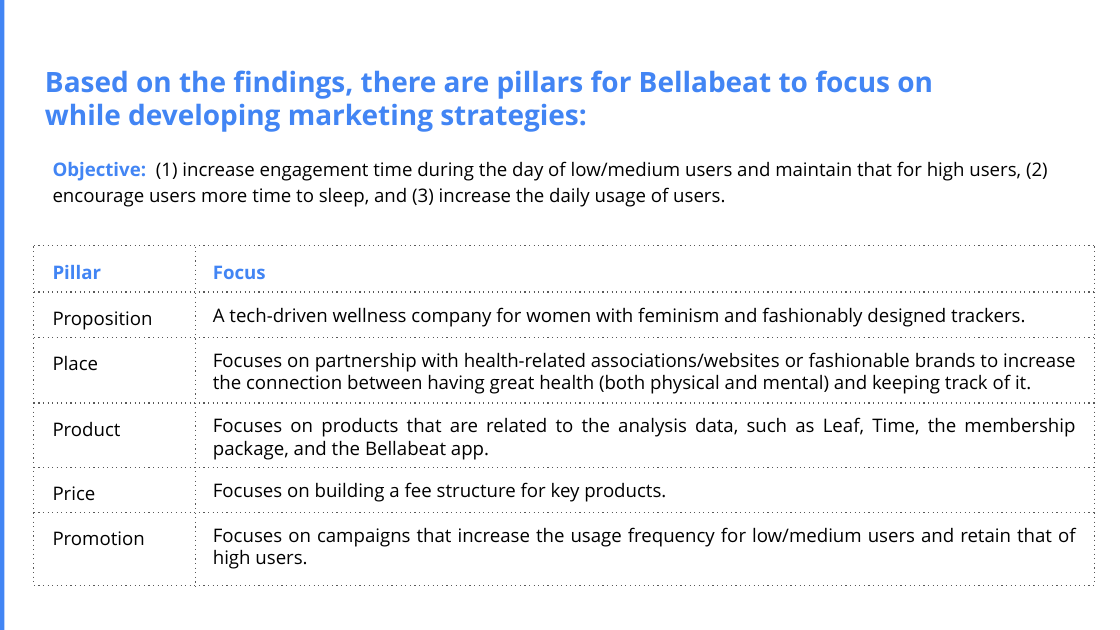
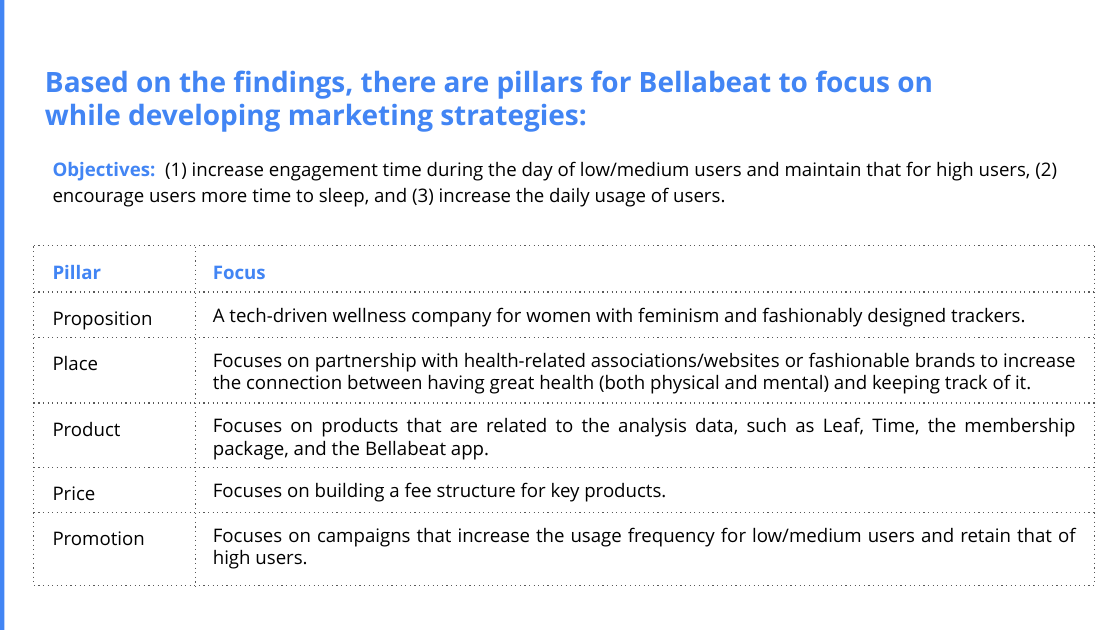
Before and after one commit to huyvuintech/gda-capstone-projects, a slide deck: slide 19 of Challenge2_GDACapstoneProject_Bellabeat_202209.pptx (slide 18 before the commit). Drawn at 1120x630 pixels with LibreOffice and Linux fonts; fonts in the diff are those of the drawing. Boxes give left, top, right and bottom in pixels: in the first picture for what was removed or moved away, otherwise in the second. Text is boxed around its words. In the diff, an @@ line names an element or a change of style, - is before the commit and + after.

```diff
--- a/Challenge2_GDACapstoneProject_Bellabeat_202209.pptx
+++ b/Challenge2_GDACapstoneProject_Bellabeat_202209.pptx
@@ text at [53,161,1057,207]: text changed @@
-Objective: (1) increase engagement time during the day of low/medium users and maintain that for high users, (2) encourage users more time to sleep, and (3) increase the daily usage of users.
+Objectives: (1) increase engagement time during the day of low/medium users and maintain that for high users, (2) encourage users more time to sleep, and (3) increase the daily usage of users.
```
Also in this commit, not shown: 2 other slides changed, 3 slides added, 2 slides removed.
